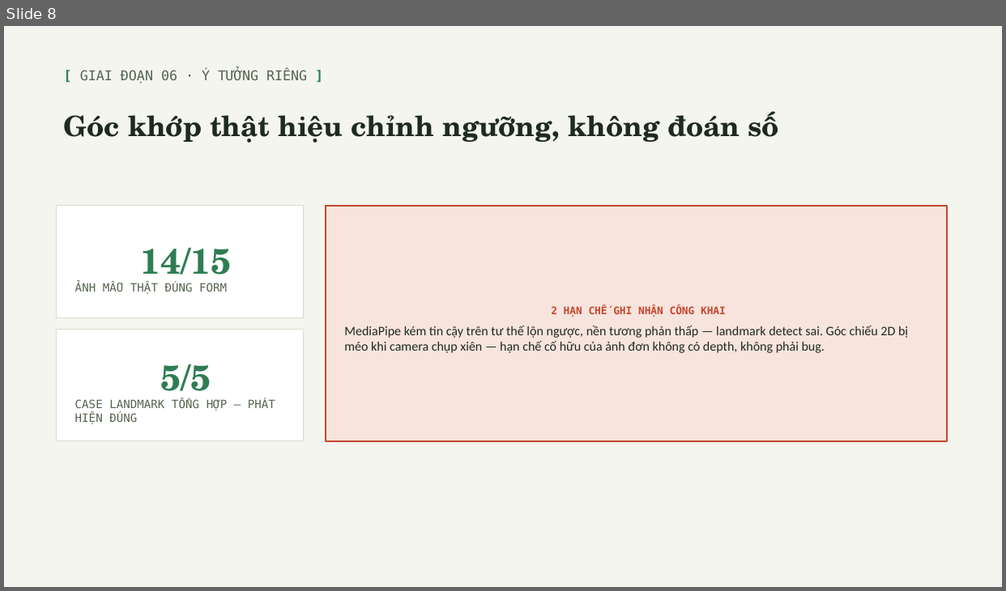
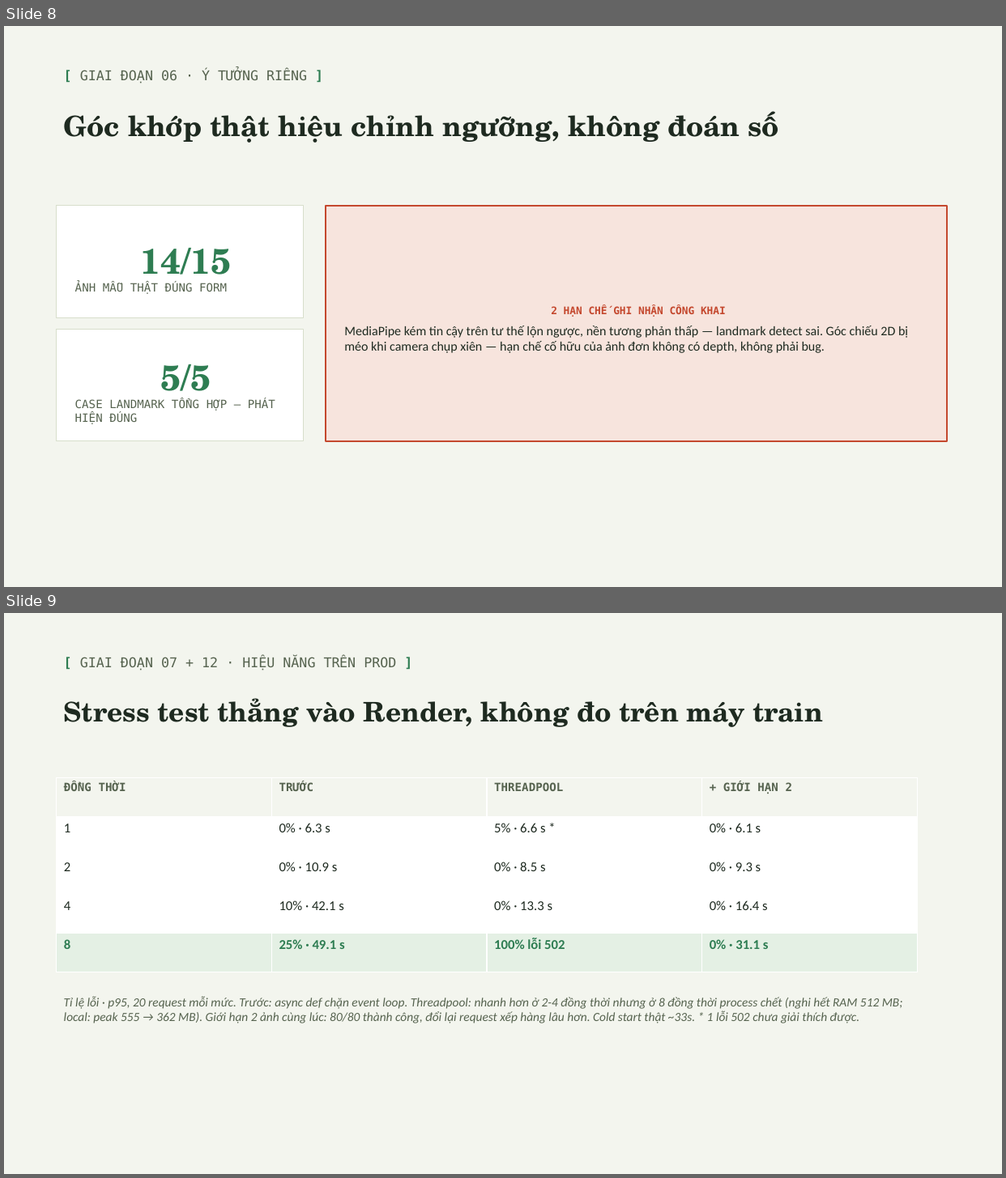
Before and after one commit to tom-the-prgrmr/computer-vision-project, a slide deck: docs/slides/presentation.pptx. Shown one above the other, each under a label of ours: slide 8 before the commit, slides 8 and 9 after it. The pictures are 1006x591 and 1006x1178 pixels, drawn with LibreOffice and Linux fonts; fonts in the diff are those of the drawing. Boxes give left, top, right and bottom in pixels: in the first picture for what was removed or moved away, otherwise in the second. Text is boxed around its words. In the diff, an @@ line names an element or a change of style, - is before the commit and + after.

```diff
--- a/docs/slides/presentation.pptx
+++ b/docs/slides/presentation.pptx
@@ slide 9 added at (4,613,1002,1174), background #F3F5EE @@
@@ text added at (80,656,396,671), 13 pt, text #56634F @@
+[ GIAI ĐOẠN 07 + 12 · HIỆU NĂNG TRÊN PROD ]
@@ text added at (64,698,823,727), 26 pt, text #1E2A20, bold @@
+Stress test thẳng vào Render, không đo trên máy train
@@ table added at (57,777,918,973), 5 rows, 4 columns @@
+ĐỒNG THỜI | TRƯỚC | THREADPOOL | + GIỚI HẠN 2
+1 | 0% · 6.3 s | 5% · 6.6 s * | 0% · 6.1 s
+2 | 0% · 10.9 s | 0% · 8.5 s | 0% · 9.3 s
+4 | 10% · 42.1 s | 0% · 13.3 s | 0% · 16.4 s
+8 | 25% · 49.1 s | 100% lỗi 502 | 0% · 31.1 s
@@ text added at (64,996,903,1024), 12 pt, text #56634F, italic @@
+Tỉ lệ lỗi · p95, 20 request mỗi mức. Trước: async def chặn event loop. Threadpool: nhanh hơn ở 2-4 đồng thời nhưng ở 8 đồng thời process chết (nghi hết RAM 512 MB; local: peak 555 → 362 MB). Giới hạn 2 ảnh cùng lúc: 80/80 thành công, đổi lại request xếp hàng lâu hơn. Cold start thật ~33s. * 1 lỗi 502 chưa giải thích được.
```
Also in this commit, not shown: 1 slide changed, 4 other slides added, 5 slides removed, 11 other files.
